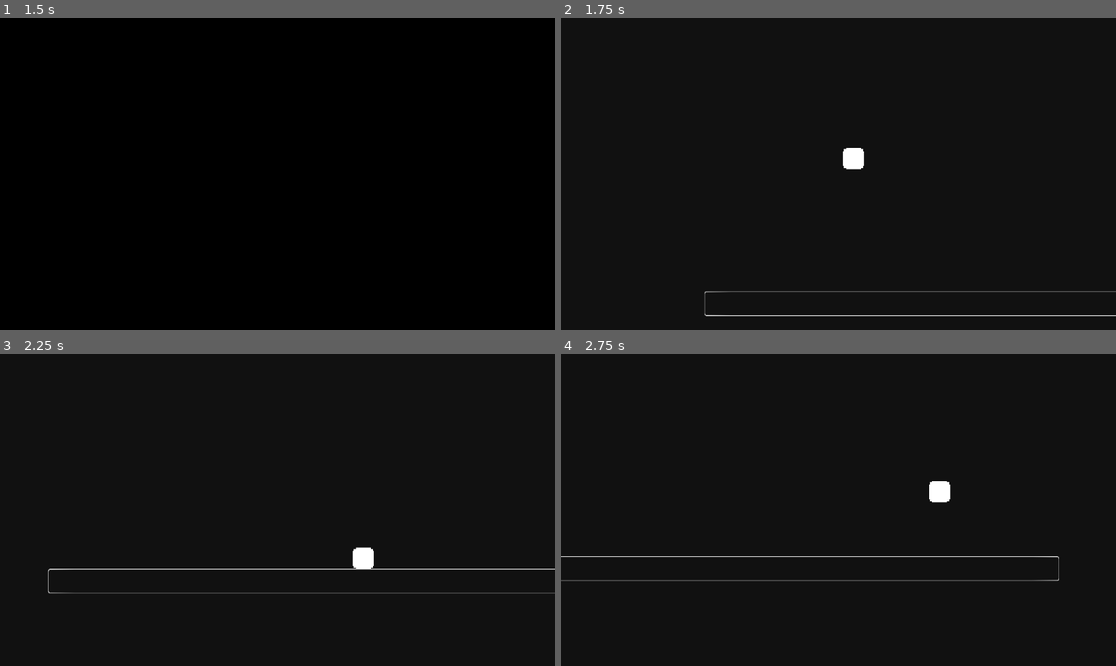
Above: before the commit, frames 1-4 (two rows, left to right).
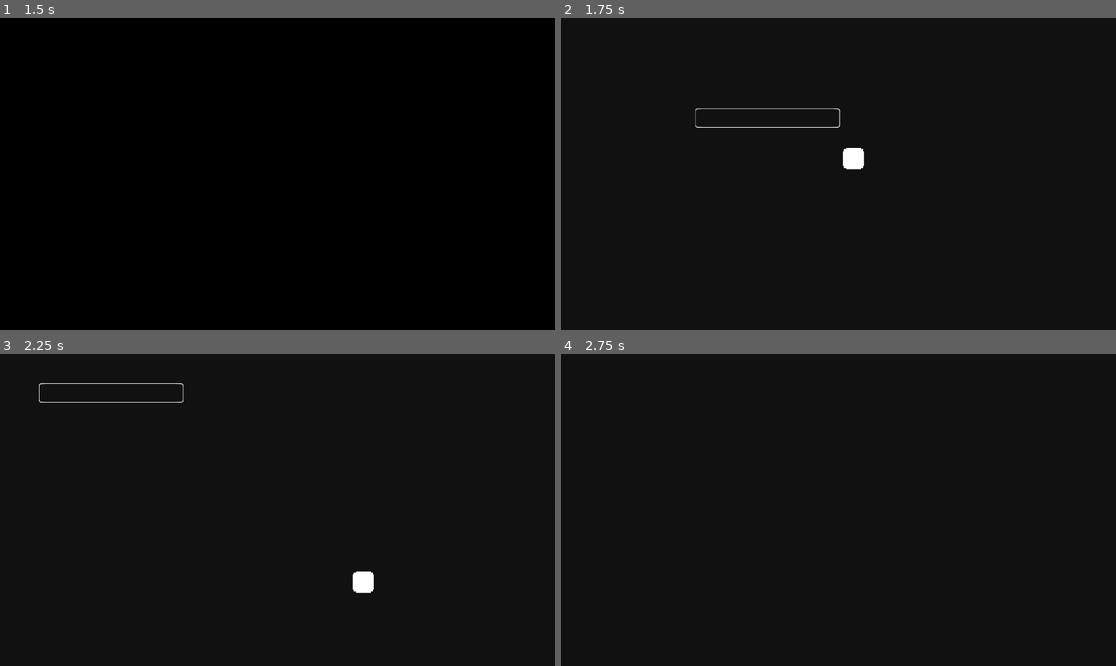
Above: after the commit, the same moments.

Repository: Inglan/MemoryOverflow
Game: Godot game, scene res://scenes/ui.tscn
Two runs of this game, one before a commit and one after it. Both use one fixed random seed, a clock stepped at 60 frames per second and the inputs below.
Inputs:
- Up to frame 1 (1.5 s): click "PLAY" at 0.5 s; tap Enter at 1.25 s; hold Right (right) from 1.28 s (still down)
- Up to frame 2 (1.75 s): keep holding Right (right); tap W (up) at 1.52 s
- Up to frame 3 (2.25 s): keep holding Right (right)
- Up to frame 4 (2.75 s): keep holding Right (right); tap W (up) at 2.27 s

Frame 1 is identical in both runs. In frame 2, 0.8% of the frame differs, in the area x 24-100%, y 28-96%; in frame 3, 1.5%, in the area x 7-100%, y 9-77%; in frame 4, 0.9%.

Commit message:
Fix floor 1

Diff:
--- a/scenes/game.tscn
+++ b/scenes/game.tscn
@@ -57,8 +57,8 @@
 "fadeoutcolor": SubResource("Animation_xx6uo")
 }
 
-[sub_resource type="RectangleShape2D" id="RectangleShape2D_emd62"]
-size = Vector2(1248, 51)
+[sub_resource type="RectangleShape2D" id="RectangleShape2D_eo11t"]
+size = Vector2(300, 40)
 
 [node name="game" type="Node2D"]
 
@@ -92,16 +92,8 @@
 [node name="StaticBody2D" type="StaticBody2D" parent="."]
 
 [node name="NinePatchRect" type="NinePatchRect" parent="StaticBody2D"]
-anchors_preset = -1
-anchor_top = 1.0
-anchor_right = 1.0
-anchor_bottom = 1.0
-offset_left = 19.0
-offset_top = 380.0
-offset_right = 1267.0
-offset_bottom = 431.0
-grow_horizontal = 2
-grow_vertical = 0
+offset_right = 300.0
+offset_bottom = 40.0
 texture = ExtResource("2_h8vkd")
 patch_margin_left = 4
 patch_margin_top = 4
@@ -109,5 +101,5 @@
 patch_margin_bottom = 4
 
 [node name="CollisionShape2D" type="CollisionShape2D" parent="StaticBody2D"]
-position = Vector2(643, 405.5)
-shape = SubResource("RectangleShape2D_emd62")
+position = Vector2(150, 20)
+shape = SubResource("RectangleShape2D_eo11t")
